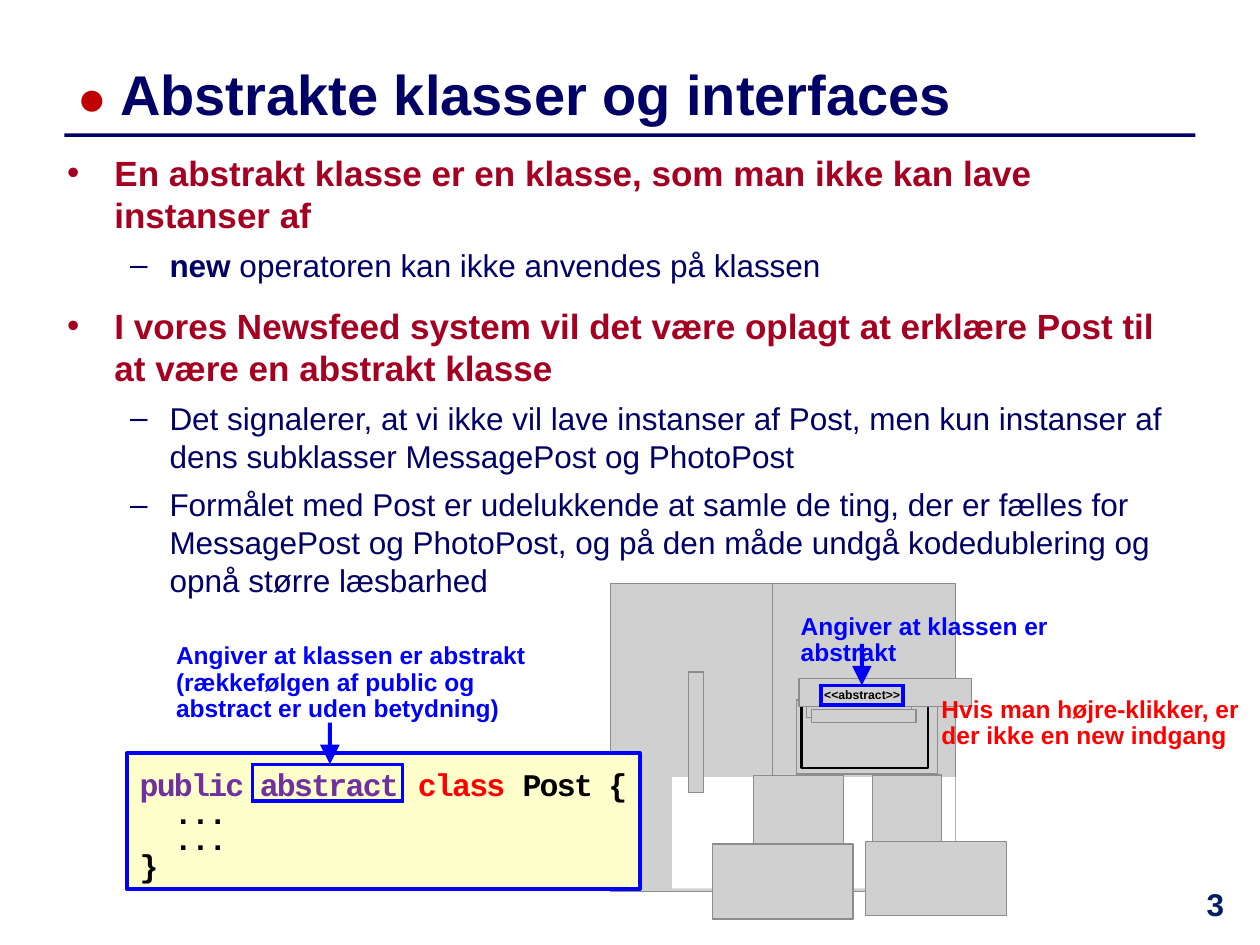
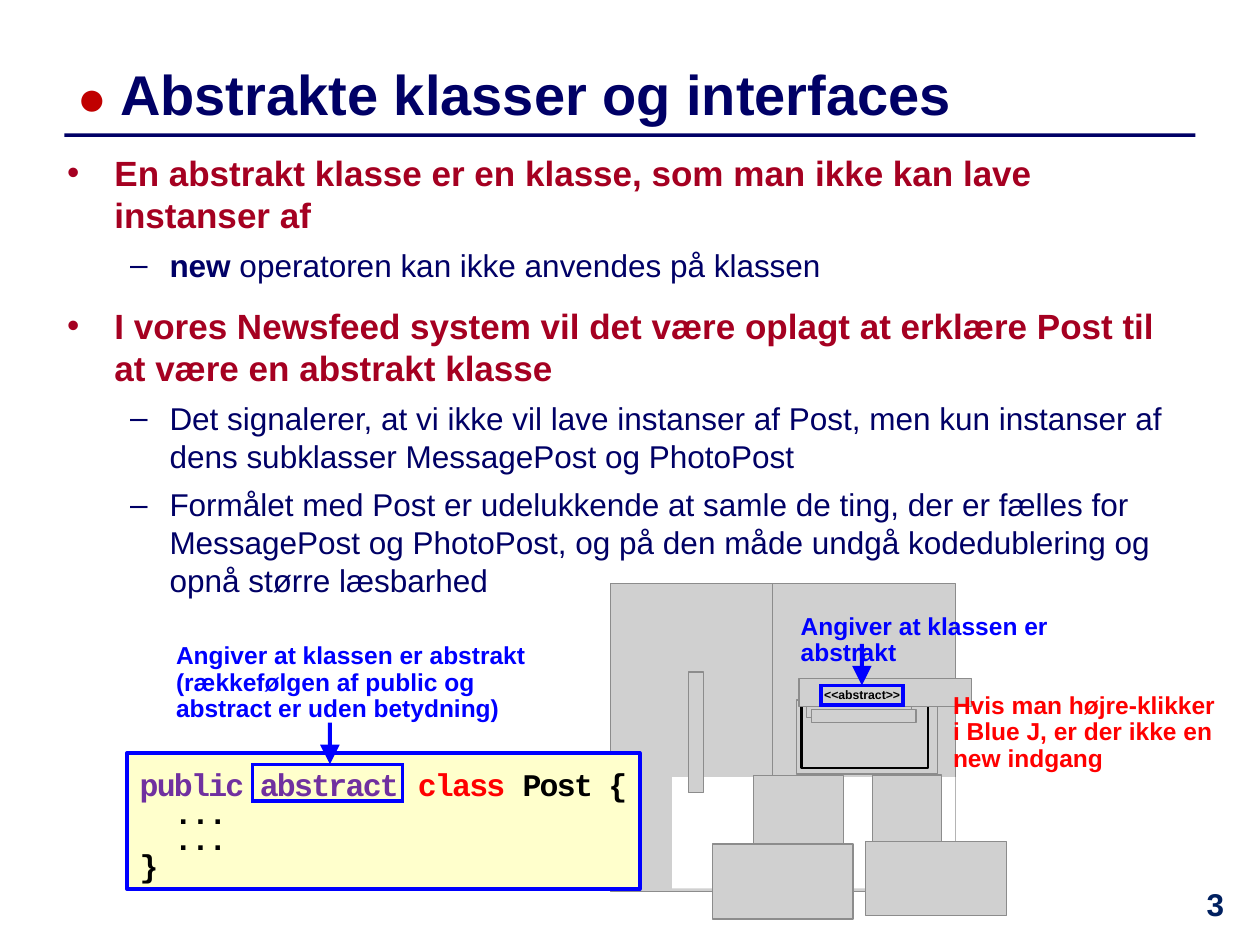
Before and after one commit to IntProgAU/Materiale, a slide deck: slide 3 of web/e24/uge_12/Slides-Uge12.pptx. Drawn at 1260x945 pixels with LibreOffice and Linux fonts; fonts in the diff are those of the drawing; grey boxes stand for pictures; background and template pictures are left out. Boxes give left, top, right and bottom in pixels: in the first picture for what was removed or moved away, otherwise in the second. Text is boxed around its words. In the diff, an @@ line names an element or a change of style, - is before the commit and + after.

```diff
--- a/web/e24/uge_12/Slides-Uge12.pptx
+++ b/web/e24/uge_12/Slides-Uge12.pptx
@@ text at (953,694,1215,772): text changed @@
-Hvis man højre-klikker, er der ikke en new indgang
+Hvis man højre-klikker i Blue J, er der ikke en new indgang
```
Also in this commit, not shown: 5 other slides changed, 1 other file.
